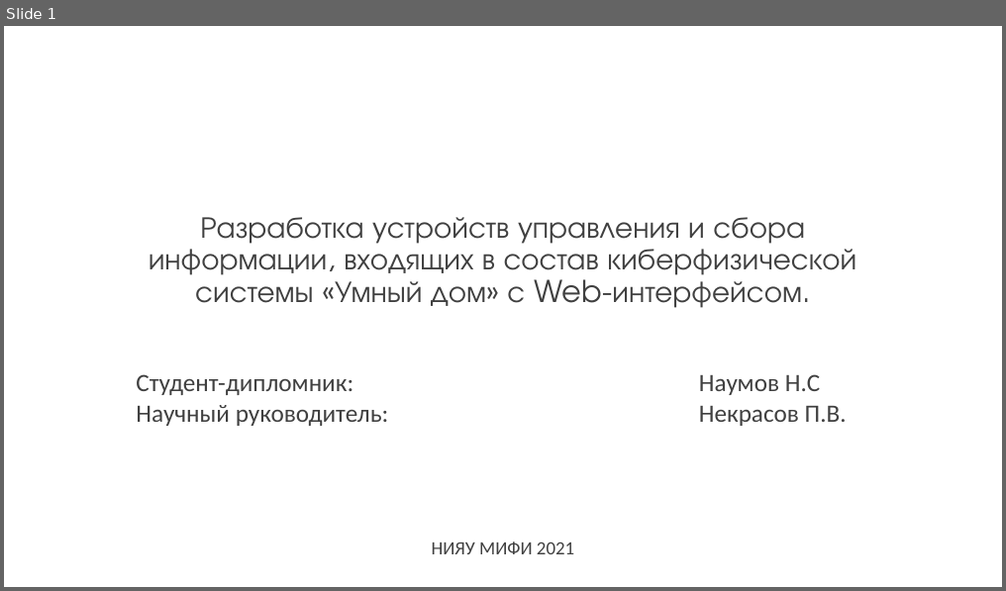
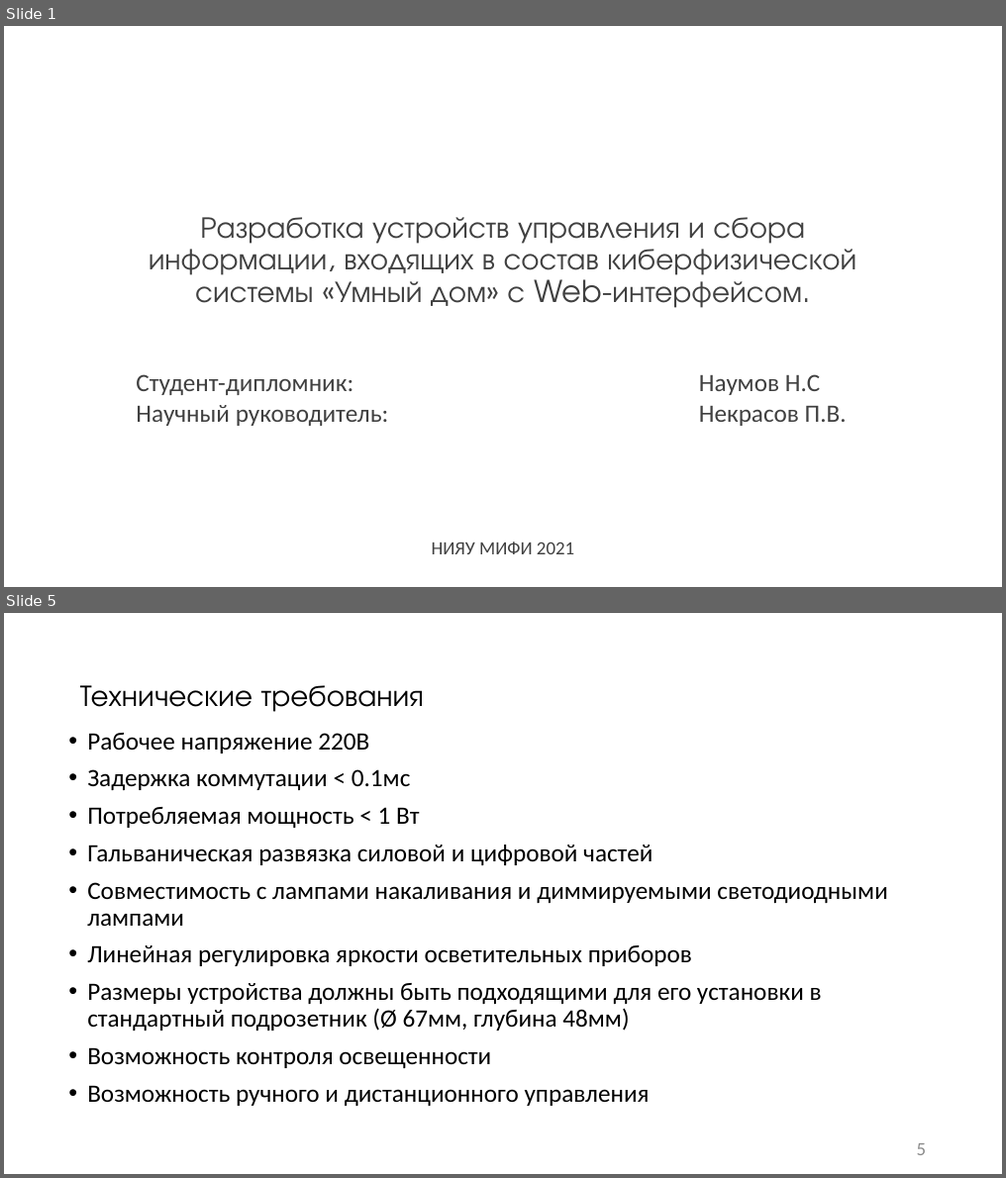
Before and after one commit to kaf3/dimmer, a slide deck: Презентация1.pptx. Shown one above the other, each under a label of ours: slide 1 before the commit, slides 1 and 5 after it; the slides between them are not shown. The pictures are 1006x591 and 1006x1178 pixels, drawn with LibreOffice and Linux fonts; fonts in the diff are those of the drawing. Boxes give left, top, right and bottom in pixels: in the first picture for what was removed or moved away, otherwise in the second. Text is boxed around its words. In the diff, an @@ line names an element or a change of style, - is before the commit and + after.

```diff
--- a/Презентация1.pptx
+++ b/Презентация1.pptx
@@ slide 5 added at (x1=4, y1=613, x2=1002, y2=1174), background #FFFFFF @@
@@ title added at (x1=80, y1=685, x2=424, y2=712), 29 pt, text #000000 @@
+Технические требования
@@ text added at (x1=87, y1=733, x2=887, y2=1106), 24 pt, text #000000 @@
+• Рабочее напряжение 220В
+• Задержка коммутации < 0.1мс
+• Потребляемая мощность < 1 Вт
+• Гальваническая развязка силовой и цифровой частей
+• Совместимость с лампами накаливания и диммируемыми светодиодными лампами
+• Линейная регулировка яркости осветительных приборов
+• Размеры устройства должны быть подходящими для его установки в стандартный подрозетник (Ø 67мм, глубина 48мм)
+• Возможность контроля освещенности
+• Возможность ручного и дистанционного управления
@@ page number added at (x1=917, y1=1144, x2=927, y2=1156), 18 pt, text #8C8C8C @@
+5
```
Also in this commit, not shown: 8 slides changed, 2 other slides added, 4 slides removed, 15 other files.
